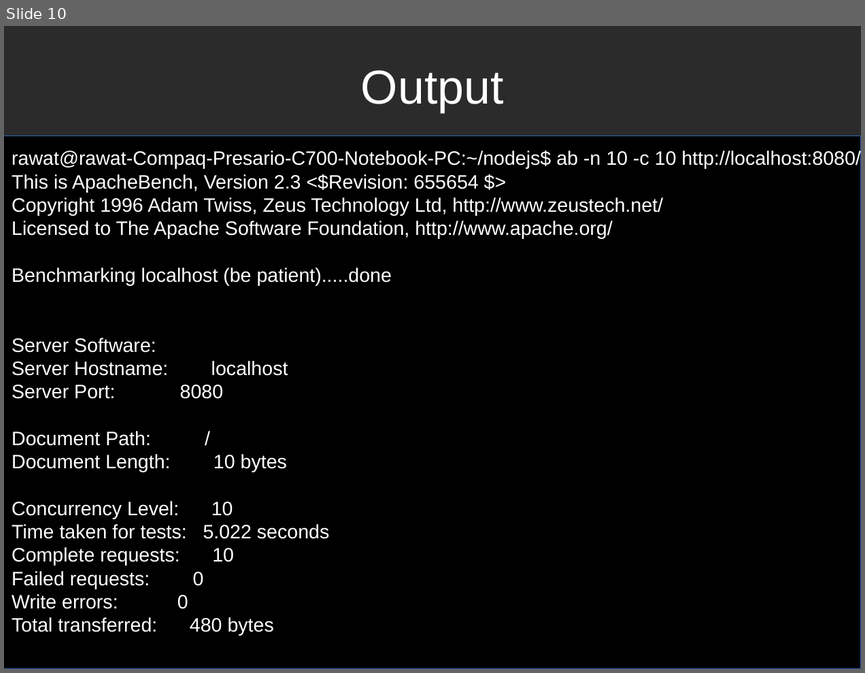
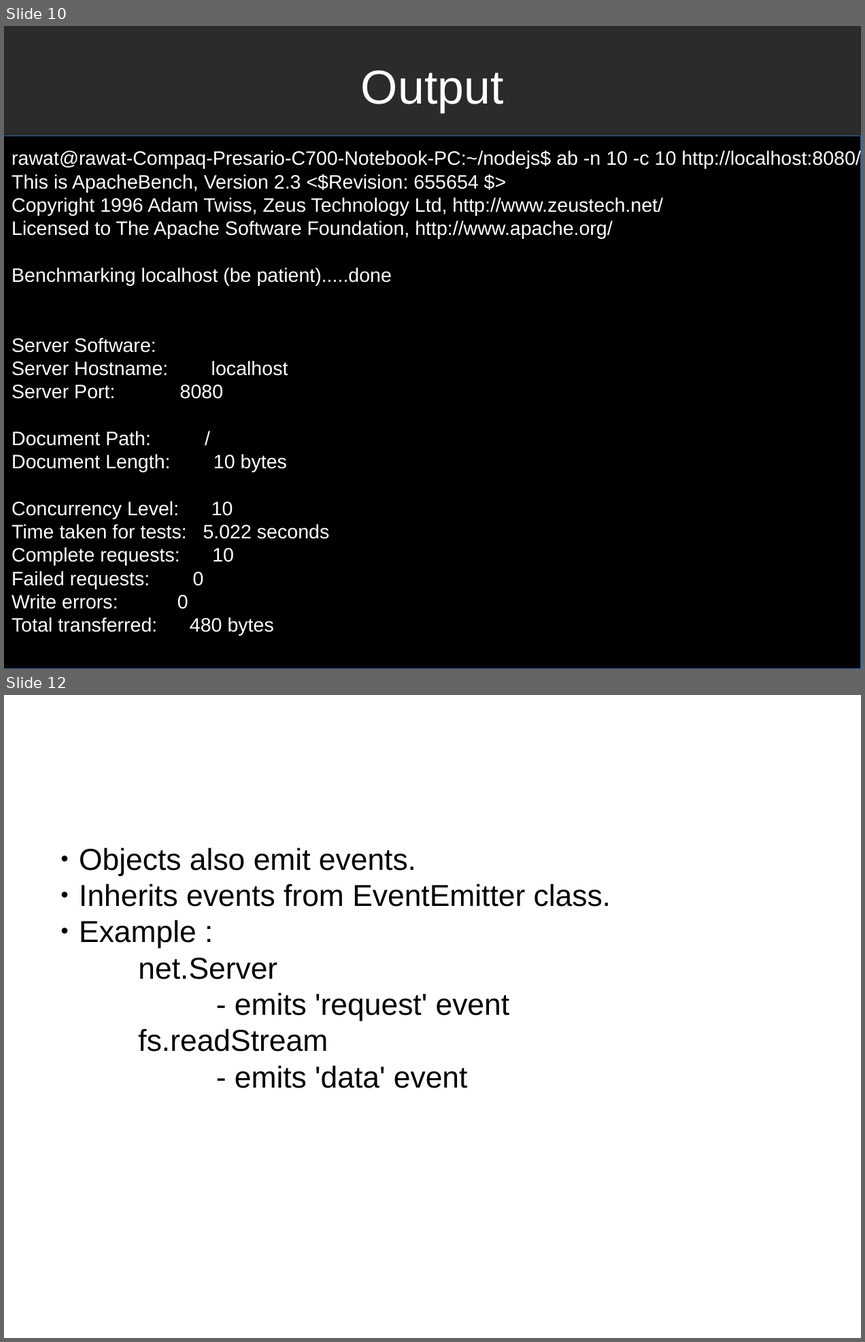
Before and after one commit to pkrawat1/nodejs, a slide deck: josh_talk.odp. Shown one above the other, each under a label of ours: slide 10 before the commit, slides 10 and 12 after it; the slides between them are not shown. The pictures are 865x673 and 865x1342 pixels, drawn with LibreOffice and Linux fonts; fonts in the diff are those of the drawing; background and template pictures are left out; a plain dark background stands for a picture behind light text. Boxes give left, top, right and bottom in pixels: in the first picture for what was removed or moved away, otherwise in the second. Text is boxed around its words. In the diff, an @@ line names an element or a change of style, - is before the commit and + after.

```diff
--- a/josh_talk.odp
+++ b/josh_talk.odp
@@ slide 12 added at (x1=4, y1=695, x2=861, y2=1338), background picture (left out) @@
@@ title added at (x1=47, y1=721, x2=818, y2=787), 44 pt, text #FFFFFF @@
+EVENTS IN NODE
@@ text added at (x1=79, y1=847, x2=611, y2=1088), 28 pt, text #000000 @@
+● Objects also emit events.
+● Inherits events from EventEmitter class.
+● Example :
+net.Server
+- emits 'request' event
+fs.readStream
+- emits 'data' event
```
Also in this commit, not shown: 13 other slides added, 1 slide removed, 2 other files.
